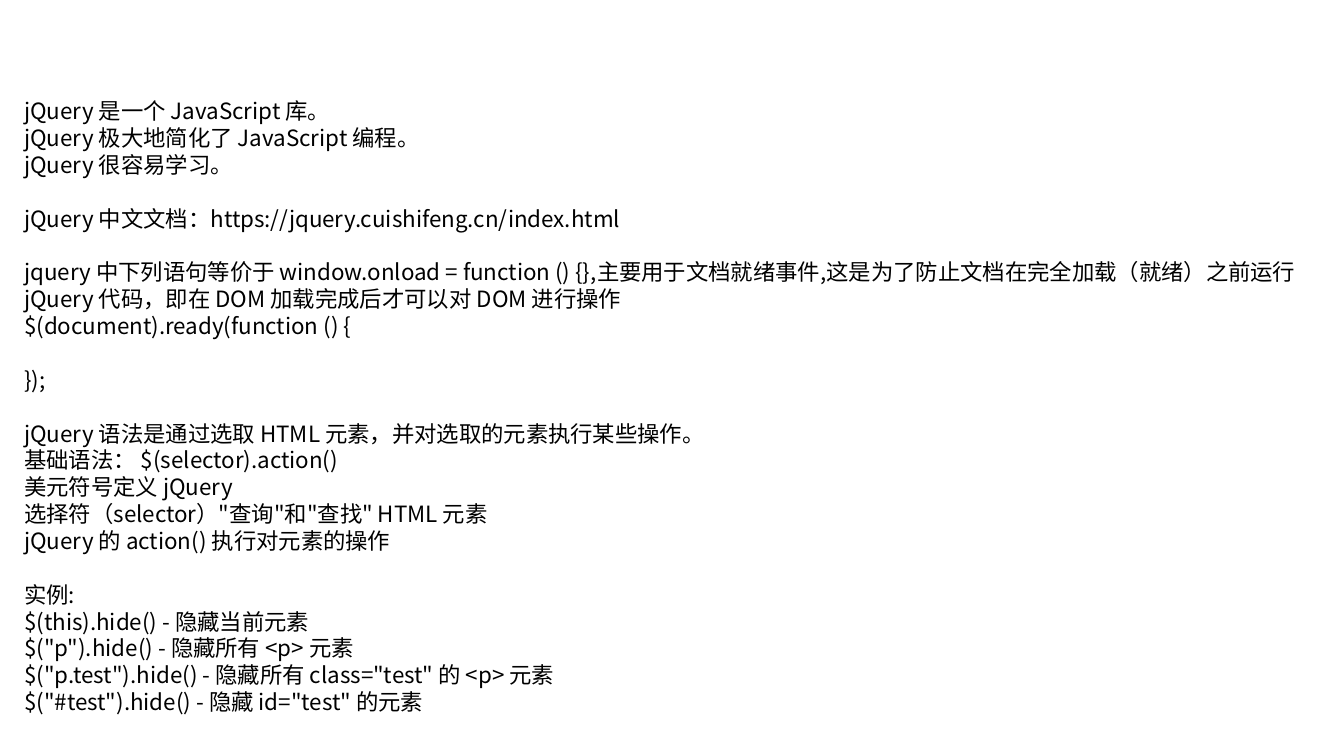
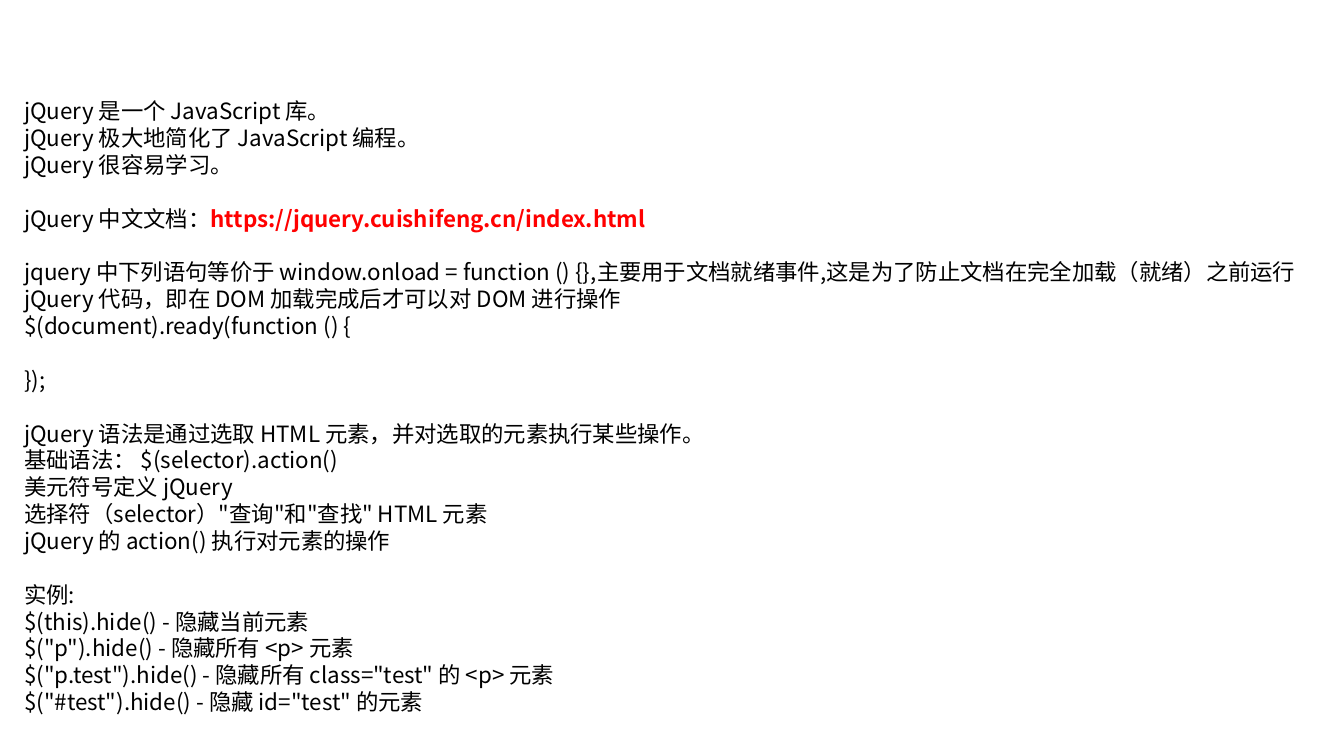
Before and after one commit to linkknown/PPT, a slide deck: slide 17 of 前端PPT/javascript 简介.pptx. Drawn at 1344x756 pixels with LibreOffice and Linux fonts; fonts in the diff are those of the drawing; background and template pictures are left out. Boxes give left, top, right and bottom in pixels: in the first picture for what was removed or moved away, otherwise in the second. Text is boxed around its words. In the diff, an @@ line names an element or a change of style, - is before the commit and + after.

Commit message:
PPT 优化

```diff
--- a/前端PPT/javascript 简介.pptx
+++ b/前端PPT/javascript 简介.pptx
@@ text at (24, 208, 646, 232): text colour #000000 to #FF0000, bold on in "中文文档：https://jquery.cuishifeng.cn/index.html" @@
```
